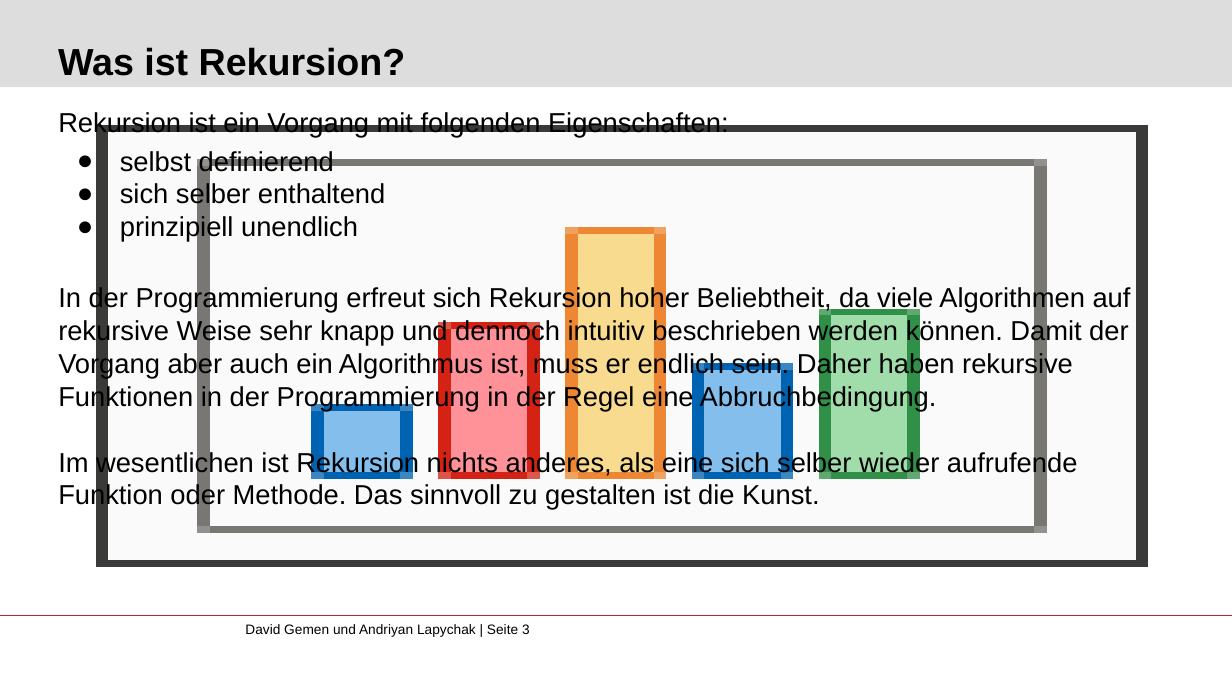
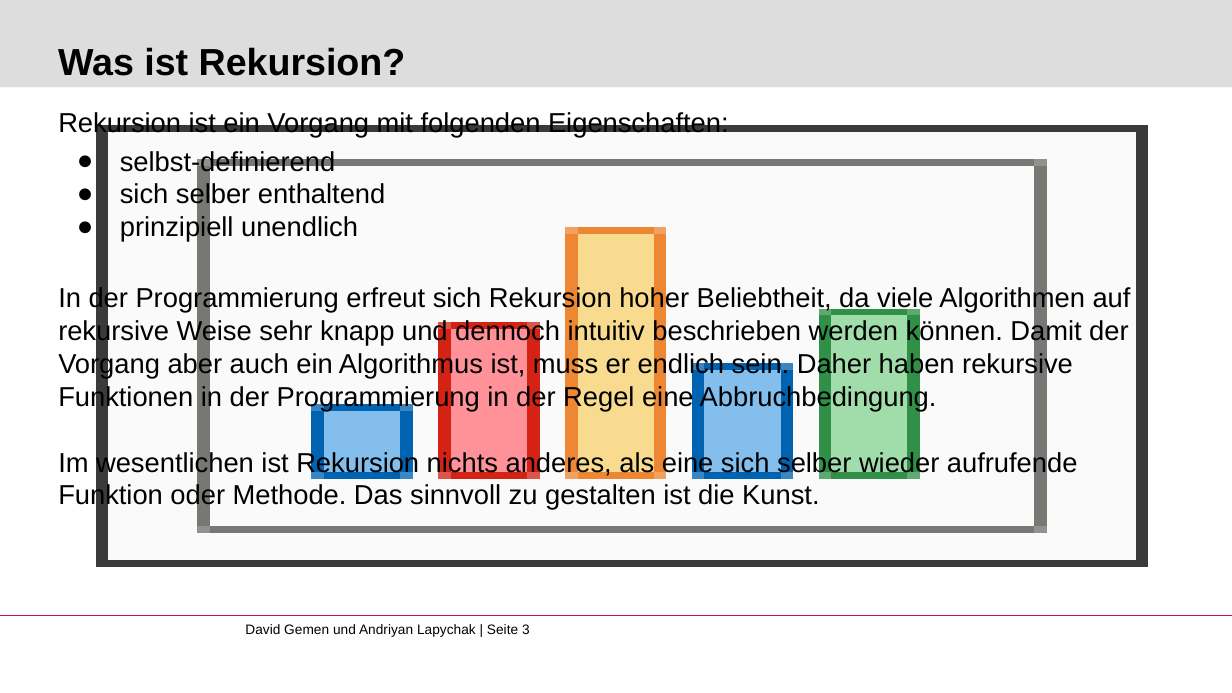
Before and after one commit to gemdav/Programmieren-1-Tutorium, a slide deck: slide 3 of slides/08_recursion_1.pptx. Drawn at 1232x693 pixels with LibreOffice and Linux fonts; fonts in the diff are those of the drawing; background and template pictures are left out. Boxes give left, top, right and bottom in pixels: in the first picture for what was removed or moved away, otherwise in the second. Text is boxed around its words. In the diff, an @@ line names an element or a change of style, - is before the commit and + after.

```diff
--- a/slides/08_recursion_1.pptx
+++ b/slides/08_recursion_1.pptx
@@ text at (x1=120, y1=151, x2=335, y2=176): text changed @@
-● selbst definierend
+● selbst-definierend
```
Also in this commit, not shown: 5 other slides changed, 1 slide added, 21 other files.
